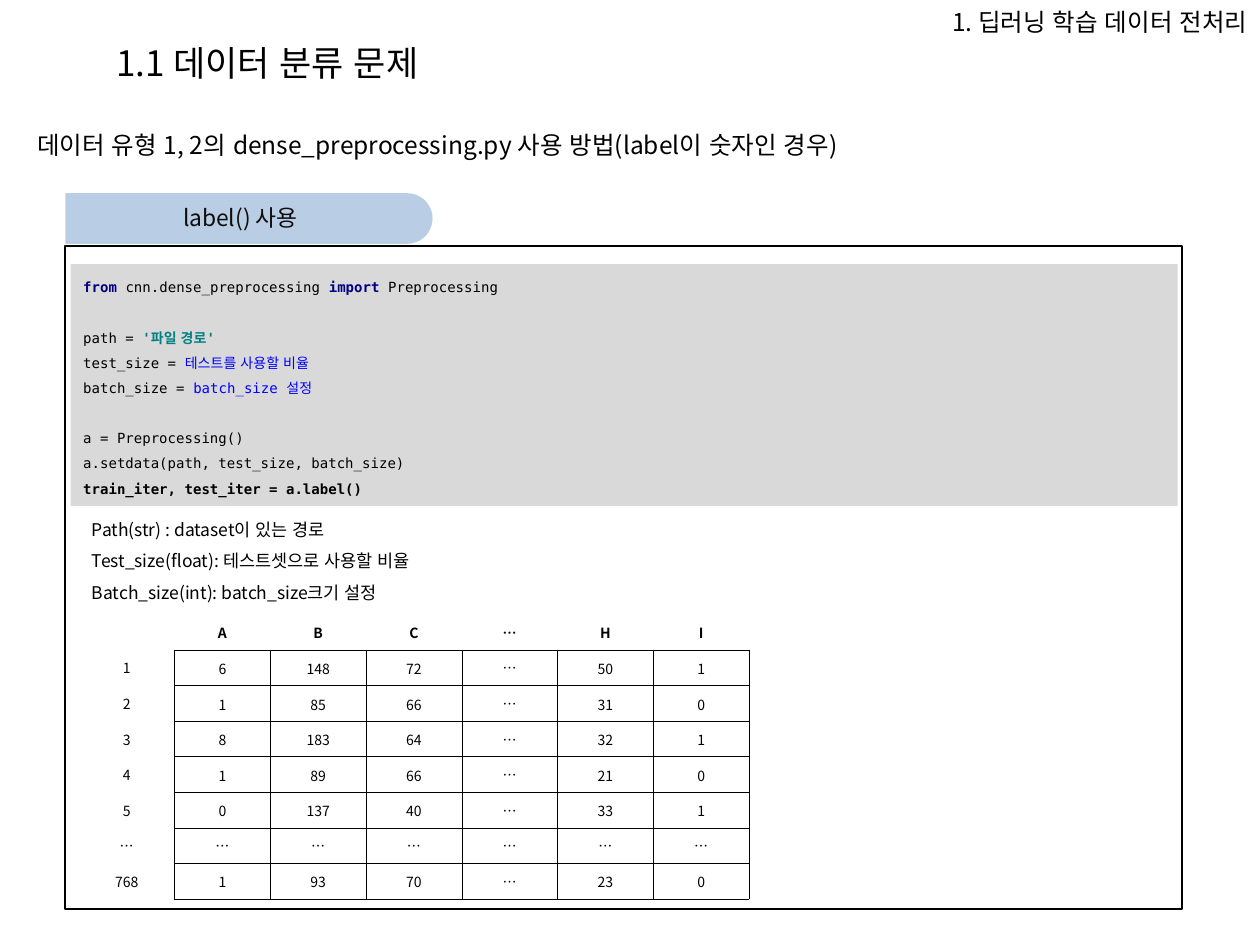
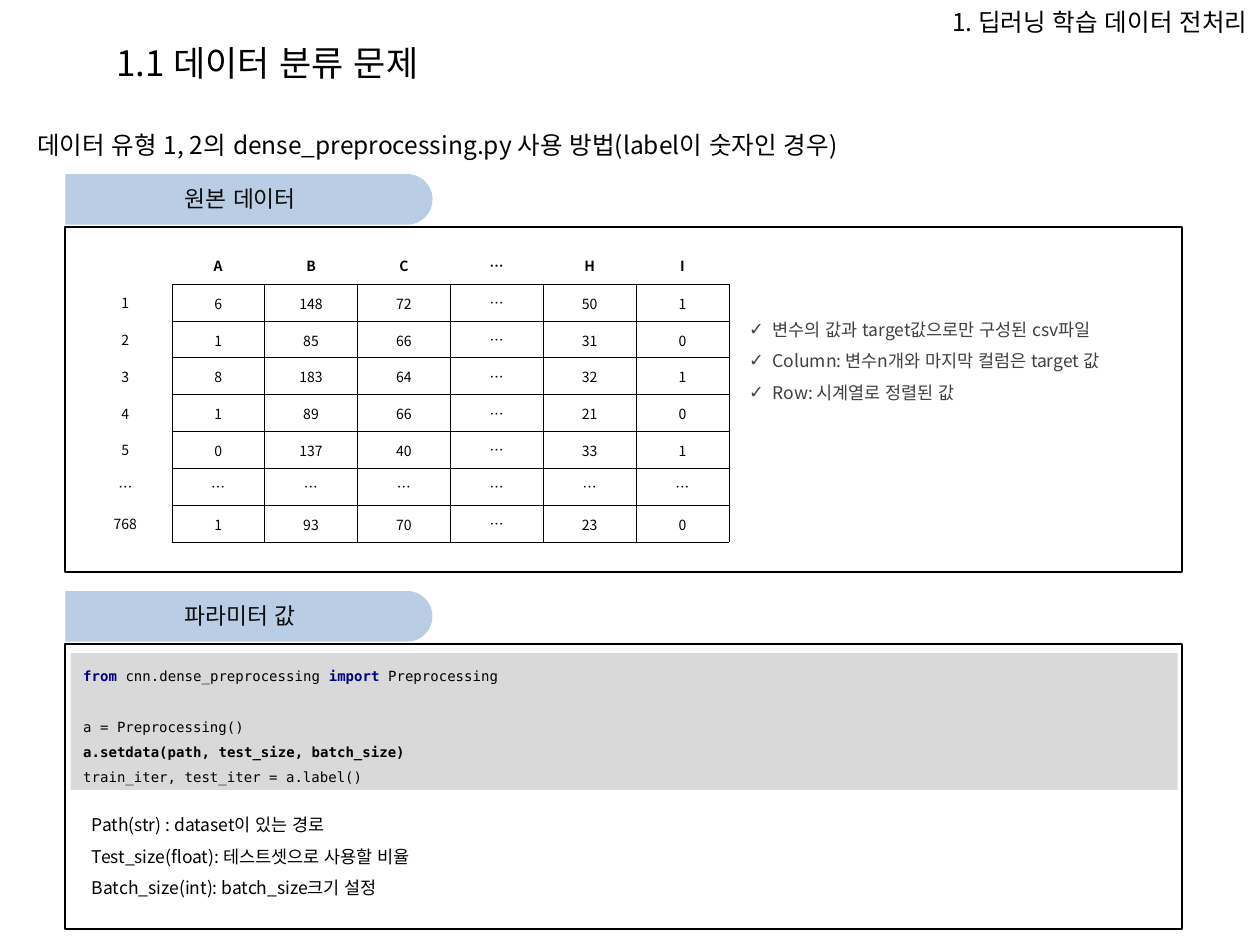
Before and after one commit to Heechul90/Preprocessing, a slide deck: slide 6 of 파이썬 전처리 코드 모듈화 설명.pptx (slide 5 before the commit). Drawn at 1260x945 pixels with LibreOffice and Linux fonts; fonts in the diff are those of the drawing; background and template pictures are left out. Boxes give left, top, right and bottom in pixels: in the first picture for what was removed or moved away, otherwise in the second. Text is boxed around its words. In the diff, an @@ line names an element or a change of style, - is before the commit and + after.

Commit message:
Preprocessing

```diff
--- a/파이썬 전처리 코드 모듈화 설명.pptx
+++ b/파이썬 전처리 코드 모듈화 설명.pptx
@@ round same rect: place and size @@
-round same rect at [66,193,433,244]
+round same rect at [66,175,433,225]
@@ rectangle added at [68,175,413,222], fill #B9CDE5, 13 pt, text #0D0D0D @@
+원본 데이터
@@ rectangle removed at [68,194,413,241] @@
-label() 사용
@@ rectangle: place and size @@
-rectangle at [66,246,1182,908]
+rectangle at [66,227,1182,572]
@@ table: place and size @@
-table at [79,615,750,900]
+table at [79,247,732,542]
@@ text added at [773,321,1099,401], 10 pt, text #404040 @@
+✓ 변수의 값과 target값으로만 구성된 csv파일
+✓ Column: 변수n개와 마지막 컬럼은 target 값
+✓ Row: 시계열로 정렬된 값
@@ round same rect added at [65,590,432,641], fill #B9CDE5 @@
@@ rectangle added at [68,592,413,639], fill #B9CDE5, 13 pt, text #0D0D0D @@
+파라미터 값
@@ rectangle added at [66,644,1182,929], outline #000000 1 pt @@
@@ rectangle "from cnn.dense_preprocessing import Preprocessing a ...": place and size @@
-rectangle "from cnn.dense_preprocessing import Preprocessing a ..." at [71,265,1178,507]
+rectangle "from cnn.dense_preprocessing import Preprocessing a ..." at [71,653,1178,790]
@@ text in rectangle at [83,670,498,786]: text changed @@
-from cnn.dense_preprocessing import Preprocessing
-path = '파일 경로'
-test_size = 테스트를 사용할 비율
-batch_size = batch_size 설정
-a = Preprocessing()
-a.setdata(path, test_size, batch_size)
-train_iter, test_iter = a.label()
+from cnn.dense_preprocessing import Preprocessing
+a = Preprocessing()
+a.setdata(path, test_size, batch_size)
+train_iter, test_iter = a.label()
@@ text "Path(str) : dataset이 있는 경로": place and size @@
-text "Path(str) : dataset이 있는 경로" at [92,521,409,603]
+text "Path(str) : dataset이 있는 경로" at [92,816,409,898]
```
Also in this commit, not shown: 16 other slides changed, 5 slides added, 4 other files.
